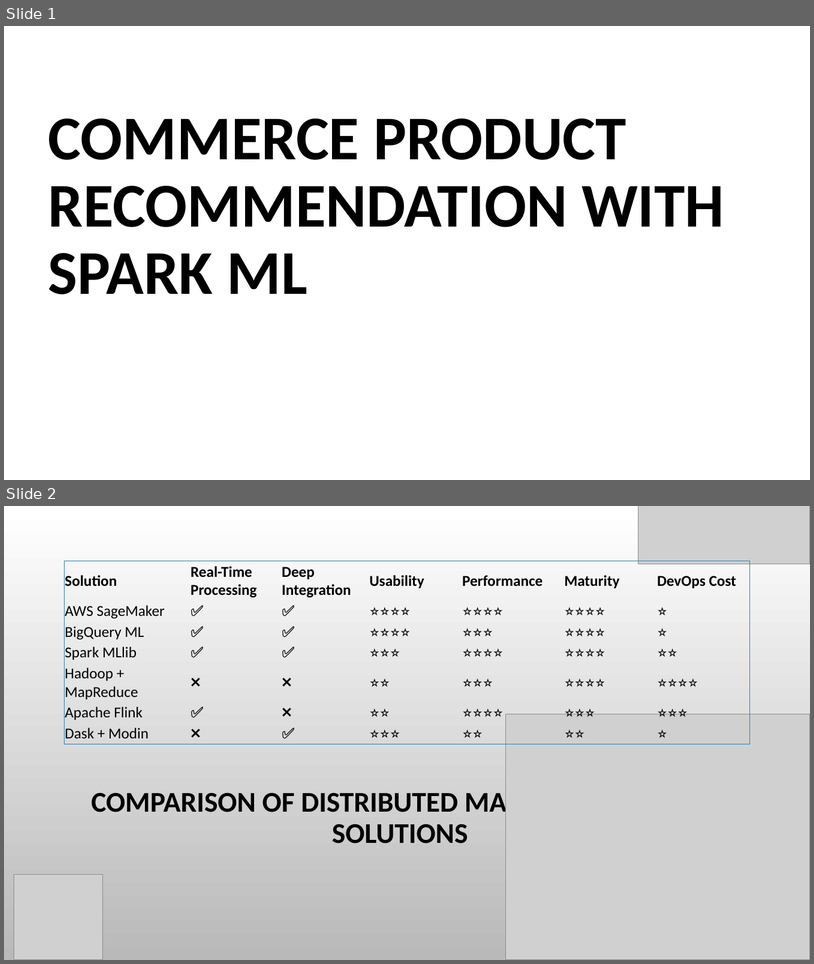
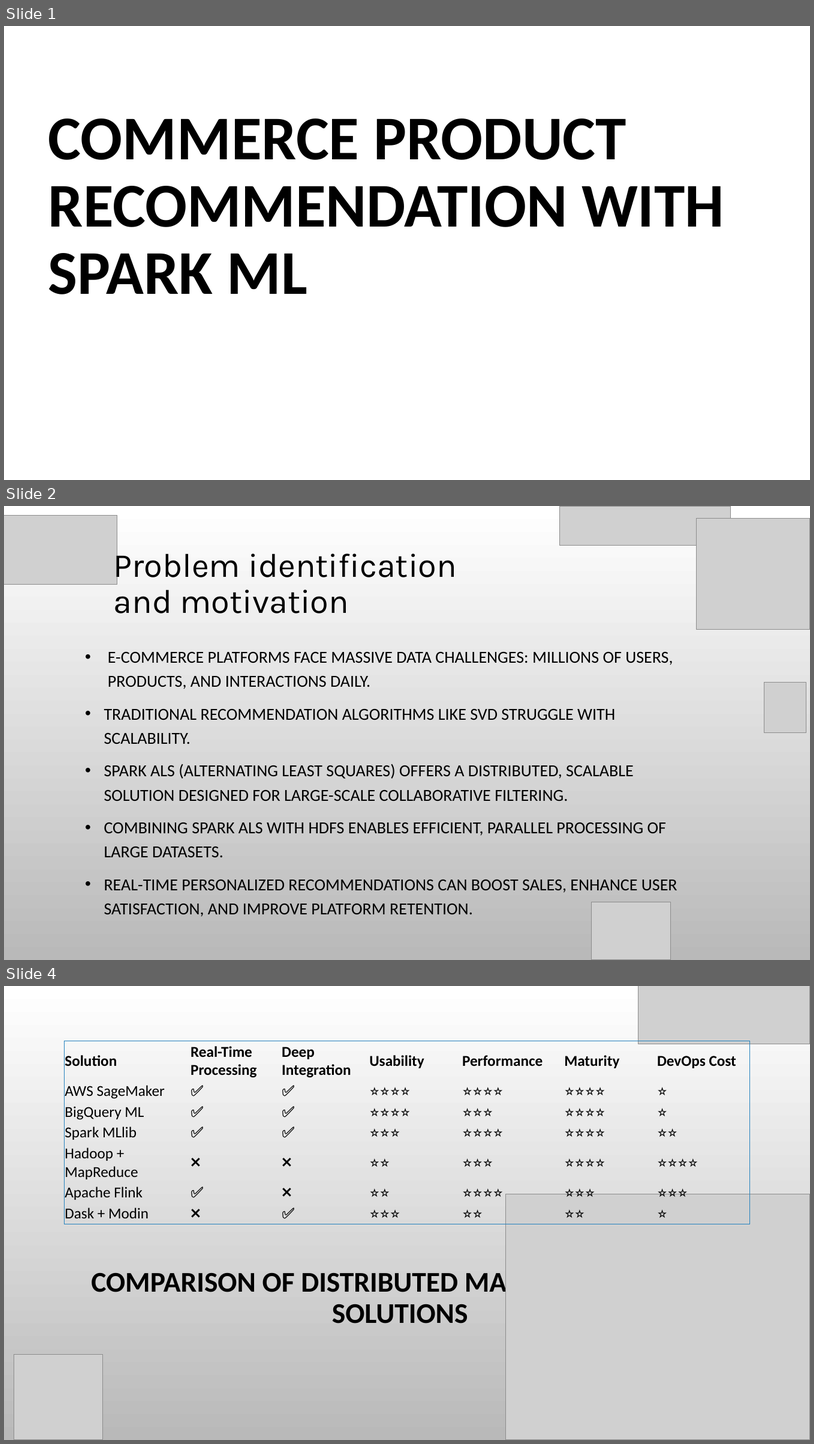
Before and after one commit to susie682/752-project, a slide deck: Commerce Product Recommendation with Spark ML-PPT - V2.pptx. Shown one above the other, each under a label of ours: slides 1 and 2 before the commit, slides 1, 2 and 4 after it; the slides between them are not shown. The pictures are 814x964 and 814x1444 pixels, drawn with LibreOffice and Linux fonts; fonts in the diff are those of the drawing; grey boxes stand for pictures; background and template pictures are left out. Boxes give left, top, right and bottom in pixels: in the first picture for what was removed or moved away, otherwise in the second. Text is boxed around its words. In the diff, an @@ line names an element or a change of style, - is before the commit and + after.

```diff
--- a/Commerce Product Recommendation with Spark ML-PPT - V2.pptx
+++ b/Commerce Product Recommendation with Spark ML-PPT - V2.pptx
@@ slide 2 added at [4, 506, 810, 960], background picture (left out) @@
@@ picture added at [4, 515, 117, 584] @@
@@ picture added at [560, 506, 731, 546] @@
@@ picture added at [696, 518, 810, 630] @@
@@ text added at [114, 547, 458, 613], 40 pt, text #000000 @@
+Problem identification and motivation
@@ text added at [104, 652, 678, 916], 20 pt, text #000000 @@
+• E-COMMERCE PLATFORMS FACE MASSIVE DATA CHALLENGES: MILLIONS OF USERS, PRODUCTS, AND INTERACTIONS DAILY.
+• TRADITIONAL RECOMMENDATION ALGORITHMS LIKE SVD STRUGGLE WITH SCALABILITY.
+• SPARK ALS (ALTERNATING LEAST SQUARES) OFFERS A DISTRIBUTED, SCALABLE SOLUTION DESIGNED FOR LARGE-SCALE COLLABORATIVE FILTERING.
+• COMBINING SPARK ALS WITH HDFS ENABLES EFFICIENT, PARALLEL PROCESSING OF LARGE DATASETS.
+• REAL-TIME PERSONALIZED RECOMMENDATIONS CAN BOOST SALES, ENHANCE USER SATISFACTION, AND IMPROVE PLATFORM RETENTION.
@@ picture added at [764, 682, 807, 733] @@
@@ picture added at [592, 901, 671, 960] @@
@@ what was slide 2 is now slide 4 @@
```
Also in this commit, not shown: 4 other slides added, 1 other file.
